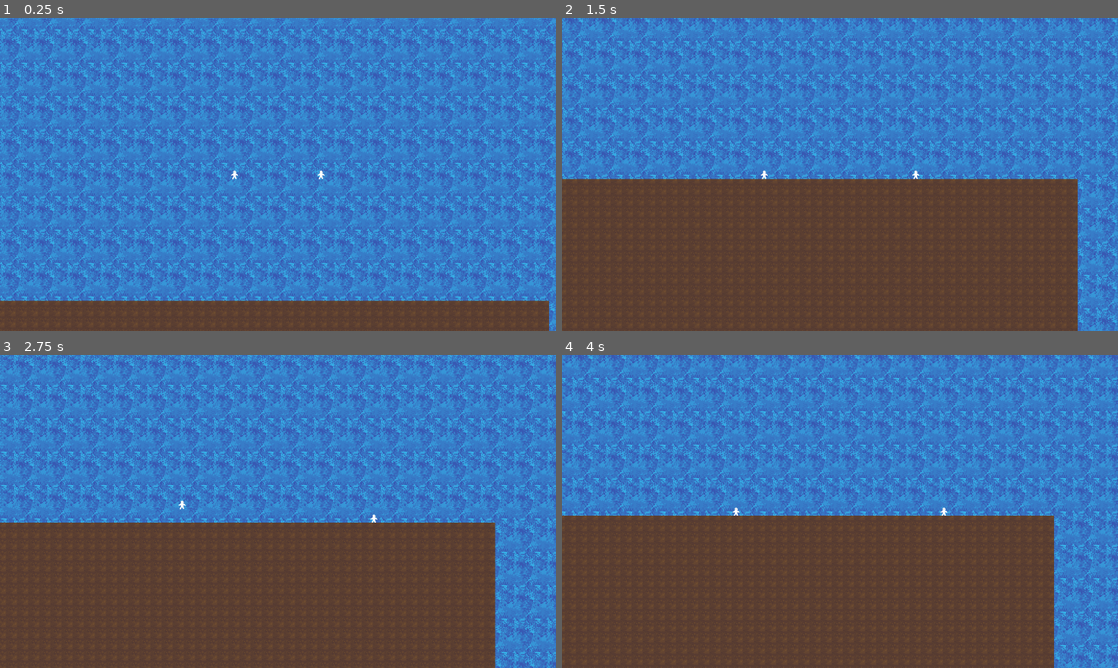
Above: before the commit, frames 1-4 (two rows, left to right).
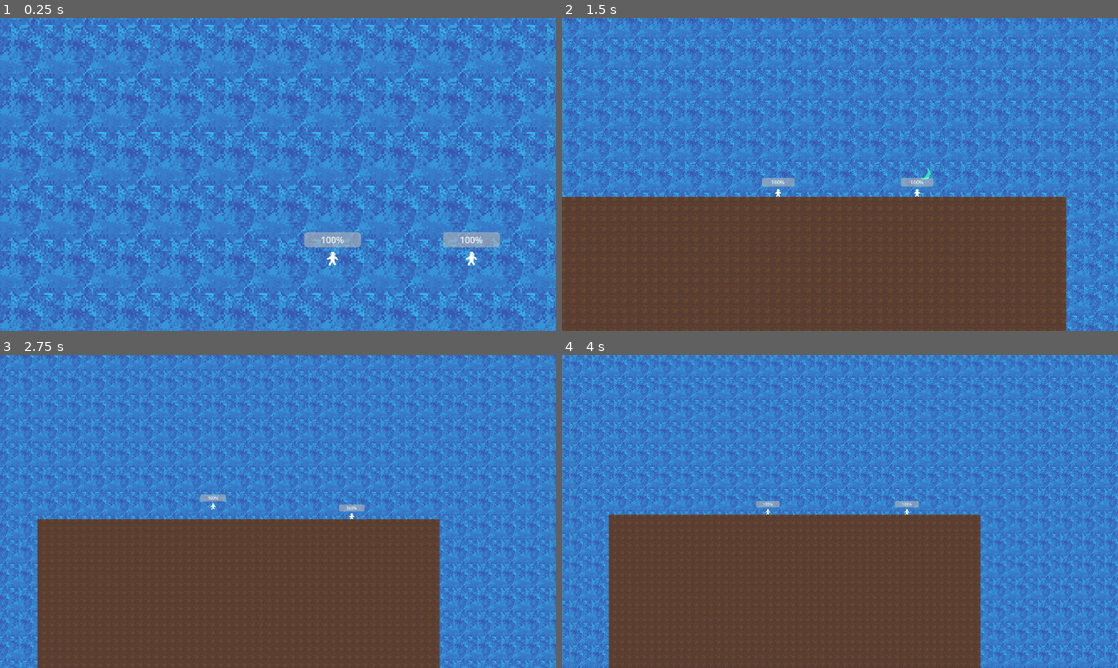
Above: after the commit, the same moments.

Repository: ivo-a2033/Sorcery
Game: Godot game, scene res://world.tscn
Same seed, same stepped clock (60 frames per second), same inputs: the game is played once before the commit and once after it.
Inputs:
- Up to frame 1 (0.25 s): no input
- Up to frame 2 (1.5 s): hold Right (right) 0.53-1.28 s; tap A (a) at 0.6 s; tap D (d) at 0.8, 1.35 s; hold Down (down) from 1.28 s (still down)
- Up to frame 3 (2.75 s): tap S (s) at 1.55, 2.1 s; release Down (down) at 2.03 s; hold Right (right) from 2.03 s (still down); tap W (w) at 2.3 s
- Up to frame 4 (4 s): release Right (right) at 2.78 s; hold Up (up) 2.78-3.53 s; tap W (w) at 2.85 s; tap A (a) at 3.05, 3.6 s; hold Left (left) from 3.53 s (still down); tap D (d) at 3.8 s

The runs differ from the first frame. In frame 1, 39% of the frame differs, in the area x 0-100%, y 0-100%; in frame 2, 23%; in frame 3, 27%; in frame 4, 29%.

Commit message:
slash (code)

Diff:
--- a/Camera2D.gd
+++ b/Camera2D.gd
@@ -8,4 +8,8 @@
 
 # Called every frame. 'delta' is the elapsed time since the previous frame.
 func _process(delta):
-	position = (Globals.p1.position + Globals.p2.position)*.5
+	position += ((Globals.p1.position + Globals.p2.position)*.5 - position) * delta * 5
+	var zoom_ = 2/((Globals.p1.position - Globals.p2.position).length()/200)
+	zoom_ = clamp(zoom_, .5, 2)
+
+	zoom = Vector2(1,1) * zoom_
--- a/Player.gd
+++ b/Player.gd
@@ -3,6 +3,9 @@
 
 var jump_force = 25000
 var move_force = 1000
+var hp = 100
+var slash_scene = load("res://slash.tscn")
+var flip_x = 1
 
 var mov_dict = {
 	"up": "w",
@@ -26,9 +29,21 @@
 
 # Called every frame. 'delta' is the elapsed time since the previous frame.
 func _process(delta):
+	$ProgressBar.value = hp
+
 	if Input.is_action_just_pressed(mov_dict["up"]):
 		apply_central_force(Vector2(0,-1) * jump_force)
 	if Input.is_action_pressed(mov_dict["left"]):
 		apply_central_force(Vector2(-1,0) * move_force)
+		flip_x = -1
 	if Input.is_action_pressed(mov_dict["right"]):
 		apply_central_force(Vector2(1,0) * move_force)
+		flip_x = 1
+
+	if Input.is_action_just_pressed(mov_dict["down"]):
+		var slash = slash_scene.instantiate()
+		slash.position = position
+		slash.flip_x = flip_x
+		slash.set_velocity()
+		slash.exceptions.append(self)
+		get_parent().add_child(slash)
--- /dev/null
+++ b/Slash.gd
@@ -0,0 +1,27 @@
+extends Area2D
+
+var damage = 8
+var flip_x = 1
+var velocity = Vector2(0,0)
+var speed = 350
+var exceptions = []
+
+func _ready():
+	$AnimationPlayer.play("slash")
+	connect("body_entered", hit_hp)
+
+func set_velocity():
+	velocity = Vector2(flip_x, 0) * speed
+	if flip_x == -1:
+		$Sprite2D.flip_h = true
+
+func _process(delta):
+	position += velocity * delta
+
+	if not $AnimationPlayer.is_playing():
+		queue_free()
+
+func hit_hp(body):
+	if body.get("hp") != null and not(body in exceptions):
+		body.hp -= damage
+		queue_free()
--- /dev/null
+++ b/slash.tscn
@@ -0,0 +1,59 @@
+[gd_scene load_steps=7 format=3 uid="uid://8rsadnb3nj6r"]
+
+[ext_resource type="Script" path="res://Slash.gd" id="1_6eg5n"]
+[ext_resource type="Texture2D" uid="uid://cxijq8meuec44" path="res://slash.png" id="2_0luvs"]
+
+[sub_resource type="CircleShape2D" id="CircleShape2D_uqh3s"]
+
+[sub_resource type="Animation" id="Animation_2dxcq"]
+resource_name = "slash"
+length = 0.25
+step = 0.05
+tracks/0/type = "value"
+tracks/0/imported = false
+tracks/0/enabled = true
+tracks/0/path = NodePath("Sprite2D:frame")
+tracks/0/interp = 1
+tracks/0/loop_wrap = true
+tracks/0/keys = {
+"times": PackedFloat32Array(0, 0.05, 0.1, 0.15, 0.2),
+"transitions": PackedFloat32Array(1, 1, 1, 1, 1),
+"update": 1,
+"values": [0, 1, 2, 3, 4]
+}
+
+[sub_resource type="Animation" id="Animation_hs6k8"]
+length = 0.001
+tracks/0/type = "value"
+tracks/0/imported = false
+tracks/0/enabled = true
+tracks/0/path = NodePath("Sprite2D:frame")
+tracks/0/interp = 1
+tracks/0/loop_wrap = true
+tracks/0/keys = {
+"times": PackedFloat32Array(0),
+"transitions": PackedFloat32Array(1),
+"update": 1,
+"values": [0]
+}
+
+[sub_resource type="AnimationLibrary" id="AnimationLibrary_k73hr"]
+_data = {
+"RESET": SubResource("Animation_hs6k8"),
+"slash": SubResource("Animation_2dxcq")
+}
+
+[node name="Slash" type="Area2D"]
+script = ExtResource("1_6eg5n")
+
+[node name="CollisionShape2D" type="CollisionShape2D" parent="."]
+shape = SubResource("CircleShape2D_uqh3s")
+
+[node name="Sprite2D" type="Sprite2D" parent="."]
+texture = ExtResource("2_0luvs")
+hframes = 5
+
+[node name="AnimationPlayer" type="AnimationPlayer" parent="."]
+libraries = {
+"": SubResource("AnimationLibrary_k73hr")
+}
--- a/world.tscn
+++ b/world.tscn
@@ -32,6 +32,12 @@
 [node name="Sprite2D" type="Sprite2D" parent="Player"]
 texture = ExtResource("1_gkg26")
 
+[node name="ProgressBar" type="ProgressBar" parent="Player"]
+offset_left = -51.0
+offset_top = -46.0
+offset_right = 51.0
+offset_bottom = -19.0
+
 [node name="Player2" type="RigidBody2D" parent="."]
 position = Vector2(944, 496)
 physics_material_override = SubResource("PhysicsMaterial_hanuc")
@@ -44,6 +50,12 @@
 
 [node name="Sprite2D" type="Sprite2D" parent="Player2"]
 texture = ExtResource("1_gkg26")
+
+[node name="ProgressBar" type="ProgressBar" parent="Player2"]
+offset_left = -51.0
+offset_top = -46.0
+offset_right = 51.0
+offset_bottom = -19.0
 
 [node name="StaticBody2D" type="StaticBody2D" parent="."]
 position = Vector2(0, -10)
Binary file changed: slash.png
Not shown, added: slash.png.import
